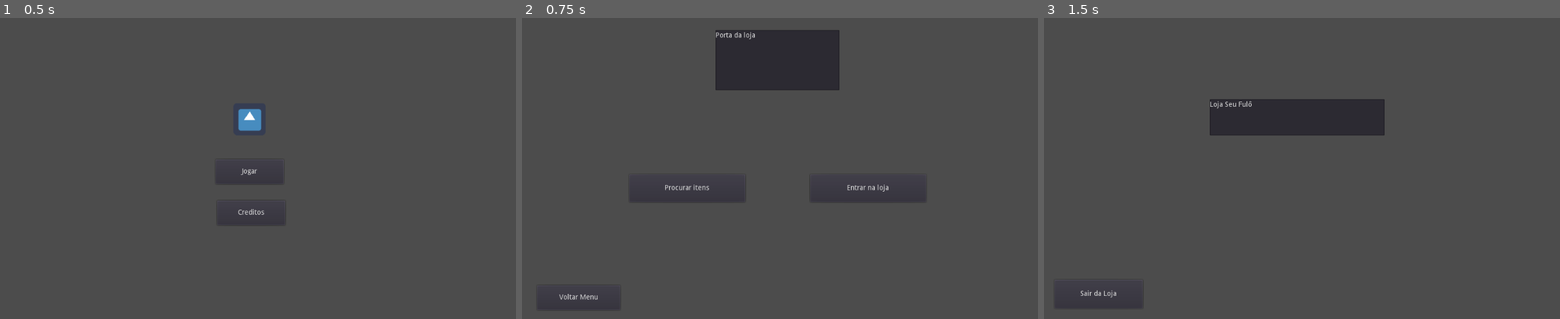
Above: before the commit, frames 1-3 (left to right).
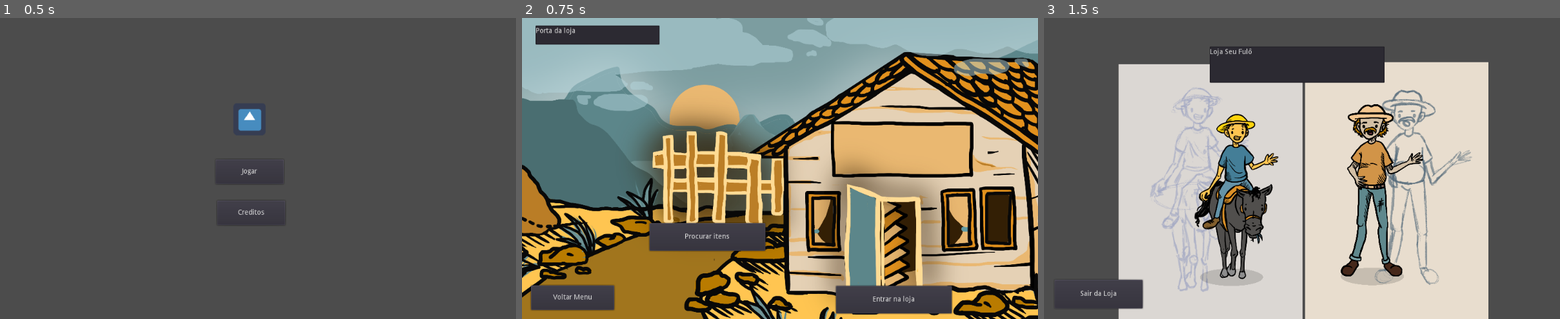
Above: after the commit, the same moments.

Repository: projeto-sertao-mundo/venda
Game: Godot game, scene res://scenes/menu.tscn
The game is run twice, just before and just after one commit, with the same random seed, the same clock (stepped at 60 frames per second) and the same inputs. The engine's default icon, where the game draws it, is replaced by a stand-in: a white triangle on a blue panel in a dark square.
Inputs:
- Up to frame 1 (0.5 s): no input
- Up to frame 2 (0.75 s): click "Jogar" at 0.5 s
- Up to frame 3 (1.5 s): click "Entrar na loja" at 1.25 s

Frame 1 is identical in both runs. In frame 2, 93% of the frame differs, in the area x 0-100%, y 0-100%; in frame 3, 61%.

Commit message:
feat: adicioando novos sprites

Diff:
--- a/game/scenes/levels.tscn
+++ b/game/scenes/levels.tscn
@@ -5,10 +5,10 @@
 [node name="Node2D" type="Node2D"]
 
 [node name="Button" type="Button" parent="."]
-margin_left = 113.0
-margin_top = 267.0
-margin_right = 249.0
-margin_bottom = 318.0
+margin_left = 244.592
+margin_top = 391.956
+margin_right = 380.592
+margin_bottom = 442.956
 text = "Level 1"
 script = ExtResource( 1 )
 __meta__ = {
@@ -16,10 +16,14 @@
 }
 
 [node name="Button2" type="Button" parent="."]
-margin_left = 370.335
-margin_top = 264.0
-margin_right = 506.335
-margin_bottom = 315.0
+anchor_left = 0.5
+anchor_top = 0.5
+anchor_right = 0.5
+anchor_bottom = 0.5
+margin_left = 450.215
+margin_top = 391.235
+margin_right = 586.215
+margin_bottom = 442.235
 text = "Level 2"
 script = ExtResource( 1 )
 __meta__ = {
@@ -27,10 +31,10 @@
 }
 
 [node name="Button3" type="Button" parent="."]
-margin_left = 684.0
-margin_top = 263.0
-margin_right = 820.0
-margin_bottom = 314.0
+margin_left = 659.853
+margin_top = 391.732
+margin_right = 795.853
+margin_bottom = 442.732
 text = "Level 3"
 script = ExtResource( 1 )
 __meta__ = {
--- a/game/scenes/store-out.tscn
+++ b/game/scenes/store-out.tscn
@@ -1,24 +1,30 @@
-[gd_scene load_steps=2 format=2]
+[gd_scene load_steps=3 format=2]
 
 [ext_resource path="res://scripts/button-actions.gd" type="Script" id=1]
+[ext_resource path="res://images/concept_store-out.png" type="Texture" id=2]
 
 [node name="Node2D" type="Node2D"]
 
+[node name="concept_store-out" type="Sprite" parent="."]
+position = Vector2( 513.209, 320 )
+scale = Vector2( 0.31424, 0.31424 )
+texture = ExtResource( 2 )
+
 [node name="TextEdit" type="TextEdit" parent="."]
-margin_left = 384.0
-margin_top = 24.0
-margin_right = 630.0
-margin_bottom = 144.0
+margin_left = 27.0
+margin_top = 15.0
+margin_right = 273.0
+margin_bottom = 53.0
 text = "Porta da loja"
 __meta__ = {
 "_edit_use_anchors_": false
 }
 
 [node name="Button" type="Button" parent="."]
-margin_left = 572.0
-margin_top = 312.0
-margin_right = 802.0
-margin_bottom = 367.0
+margin_left = 622.511
+margin_top = 534.247
+margin_right = 852.511
+margin_bottom = 589.247
 text = "Entrar na loja"
 script = ExtResource( 1 )
 __meta__ = {
@@ -26,10 +32,10 @@
 }
 
 [node name="Button2" type="Button" parent="."]
-margin_left = 213.0
-margin_top = 312.0
-margin_right = 443.0
-margin_bottom = 367.0
+margin_left = 253.409
+margin_top = 408.532
+margin_right = 483.409
+margin_bottom = 463.532
 text = "Procurar itens"
 script = ExtResource( 1 )
 __meta__ = {
@@ -37,9 +43,9 @@
 }
 
 [node name="Button3" type="Button" parent="."]
-margin_left = 30.0
+margin_left = 17.6529
 margin_top = 533.0
-margin_right = 195.0
+margin_right = 182.653
 margin_bottom = 582.0
 text = "Voltar Menu"
 script = ExtResource( 1 )
--- a/game/scenes/store.tscn
+++ b/game/scenes/store.tscn
@@ -1,14 +1,27 @@
-[gd_scene load_steps=2 format=2]
+[gd_scene load_steps=4 format=2]
 
 [ext_resource path="res://scripts/button-actions.gd" type="Script" id=1]
+[ext_resource path="res://images/concept_helper.png" type="Texture" id=2]
+[ext_resource path="res://images/concept_kid.png" type="Texture" id=3]
 
 [node name="Node2D" type="Node2D"]
 
+[node name="concept_kid" type="Sprite" parent="."]
+position = Vector2( 330.626, 349.302 )
+scale = Vector2( 0.146932, 0.146932 )
+texture = ExtResource( 3 )
+flip_h = true
+
+[node name="concept_helper" type="Sprite" parent="."]
+position = Vector2( 699.88, 345.822 )
+scale = Vector2( 0.146932, 0.146932 )
+texture = ExtResource( 2 )
+
 [node name="TextEdit" type="TextEdit" parent="."]
 margin_left = 328.818
-margin_top = 162.069
+margin_top = 57.069
 margin_right = 675.818
-margin_bottom = 234.069
+margin_bottom = 129.069
 text = "Loja Seu Fulô"
 __meta__ = {
 "_edit_use_anchors_": false
Binary file added: game/images/concept_helper.png
Not shown, added: game/images/concept_helper.png.import
Binary file added: game/images/concept_kid.png
Not shown, added: game/images/concept_kid.png.import
Binary file added: game/images/concept_store-out.png
Not shown, added: game/images/concept_store-out.png.import
